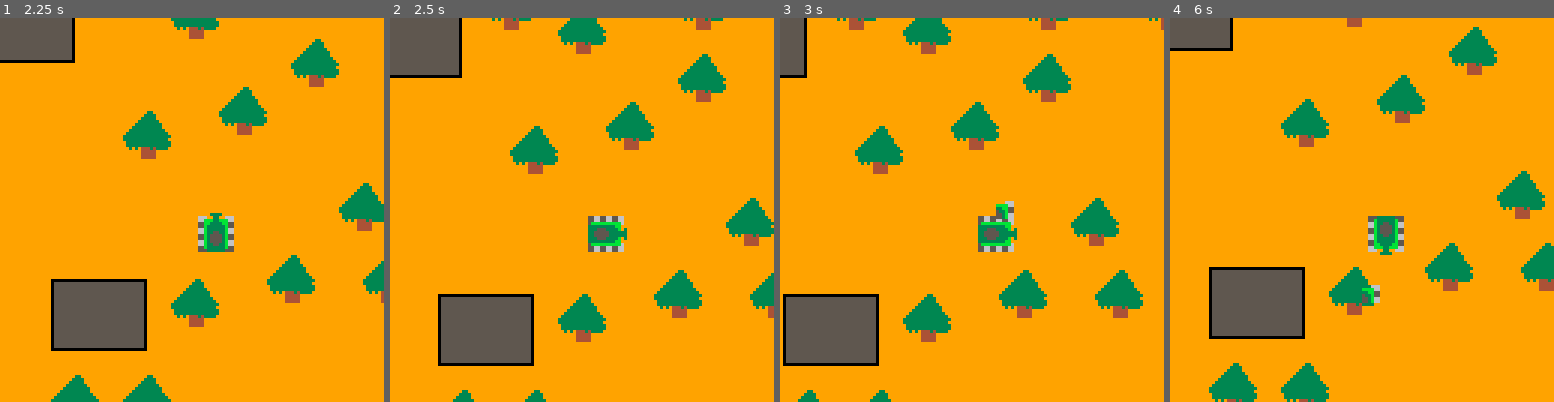
Above: before the commit, frames 1-4 (left to right).
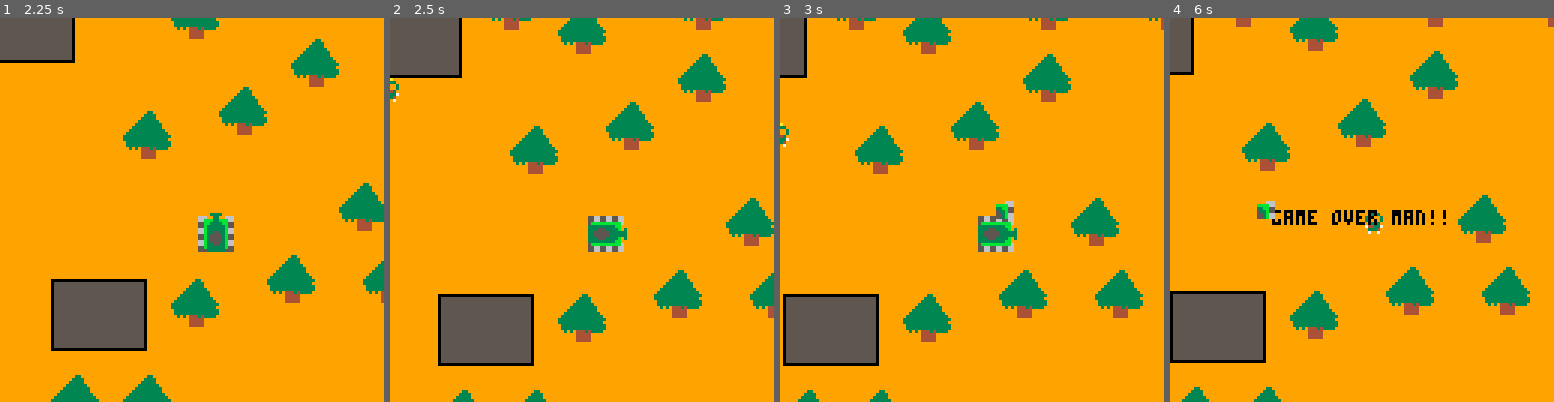
Above: after the commit, the same moments.

Repository: wire8/fly
Game: PICO-8 cartridge tank/tank.p8
Two runs of this game, one before a commit and one after it. Both use one fixed random seed, a clock stepped at 60 frames per second and the inputs below.
Inputs:
- Up to frame 1 (2.25 s): tap X (X key) at 0.33, 1.07, 1.85 s; tap O (Z key) at 0.7, 1.7, 2.1 s; hold Right 1.6-2.1 s; hold Up from 2.15 s (still down)
- Up to frame 2 (2.5 s): release Up at 2.42 s; hold Right from 2.47 s (still down)
- Up to frame 3 (3 s): keep holding Right; tap O (Z key) at 2.5, 2.9 s; tap X (X key) at 2.97 s
- Up to frame 4 (6 s): release Right at 3.03 s; hold Left 3.08-3.58 s; tap O (Z key) every 0.4 s from 3.3 to 5.7 s; hold Down 3.63-3.97 s; hold Right 4.02-4.68 s; tap X (X key) at 4.08, 5.2 s; hold Up 4.73-5.03 s; hold Left 5.08-5.68 s; hold Down from 5.73 s (still down)

Frame 1 is identical in both runs. In frame 2, less than 0.1% of the frame differs, in the area x 0-3%, y 15-22%; in frame 3, less than 0.1%; in frame 4, 25%, in the area x 0-100%, y 0-100%.

Commit message:
Refactor movement

Diff:
--- a/tank/tank.p8
+++ b/tank/tank.p8
@@ -24,9 +24,9 @@
   cls()
   camera(player.x-64, player.y-64)
   draw_level()
+  draw_enemy()
   draw_player()
   draw_bullet()
-  draw_enemy()
 end
 
 function draw_level()
@@ -68,6 +68,7 @@
 
 function draw_player()
   if (not player.alive) then
+    print("game over man!!", player.x - 30, player.y, 0)
     return
   end
   if (player.direction==top) then
@@ -98,14 +99,15 @@
 end
 
 function move_player()
+  if (not player.alive) return
   if (btn(left)) then
-    move_left(player)
+    move(player, left)
   elseif (btn(right)) then
-    move_right(player)
-  elseif (btn(top)) then
-    move_up(player)
+    move(player, right)
+  elseif(btn(top)) then
+    move(player, top)
   elseif (btn(bottom)) then
-    move_down(player)
+    move(player, bottom)
   end
 end
 
@@ -116,43 +118,26 @@
   end
 
   if (bullet.alive) then
-    if (bullet.direction == top) move_up(bullet)
-    if (bullet.direction == bottom) move_down(bullet)
-    if (bullet.direction == left) move_left(bullet)
-    if (bullet.direction == right) move_right(bullet)
+    if (bullet.direction == top) move(bullet, top)
+    if (bullet.direction == bottom) move(bullet, bottom)
+    if (bullet.direction == left) move(bullet, left)
+    if (bullet.direction == right) move(bullet, right)
   end
 end
 
 function move_enemy()
-  if (enemy.x < player.x) then
-    move_right(enemy)
-  elseif (enemy.x > player.x) then
-    move_left(enemy)
-  elseif (enemy.y < player.y) then
-    move_down(enemy)
-  elseif (enemy.y > player.y) then
-    move_up(enemy)
-  end
-end
-
-function move_up(obj)
-  obj.y-=obj.speed
-  obj.direction = top
-end
-
-function move_down(obj)
-  obj.y+=obj.speed
-  obj.direction = bottom
-end
-
-function move_left(obj)
-  obj.x-=obj.speed
-  obj.direction = left
-end
-
-function move_right(obj)
-  obj.x+=obj.speed
-  obj.direction = right
+  if (enemy.x < player.x) move(enemy, right)
+  if (enemy.x > player.x) move(enemy, left)
+  if (enemy.y < player.y) move(enemy, bottom)
+  if (enemy.y > player.y) move(enemy, top)
+end
+
+function move(obj, direction)
+  if (direction == top) obj.y-=obj.speed
+  if (direction == bottom) obj.y+=obj.speed
+  if (direction == left) obj.x-=obj.speed
+  if (direction == right) obj.x+=obj.speed
+  obj.direction = direction
 end
 
 function check_collisions()
@@ -176,6 +161,10 @@
   enemy.x=0
   enemy.y=0
   enemy.direction=bottom
+end
+
+function kill_player()
+  player.alive = false
 end
 
 function fire()
